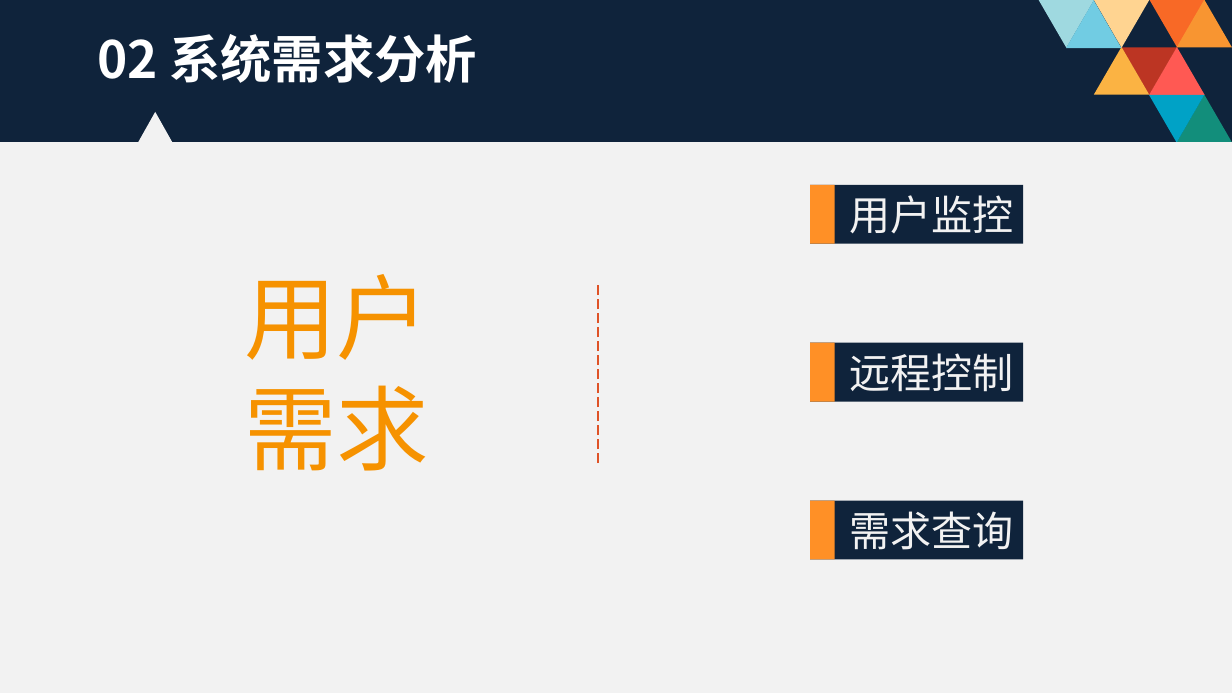
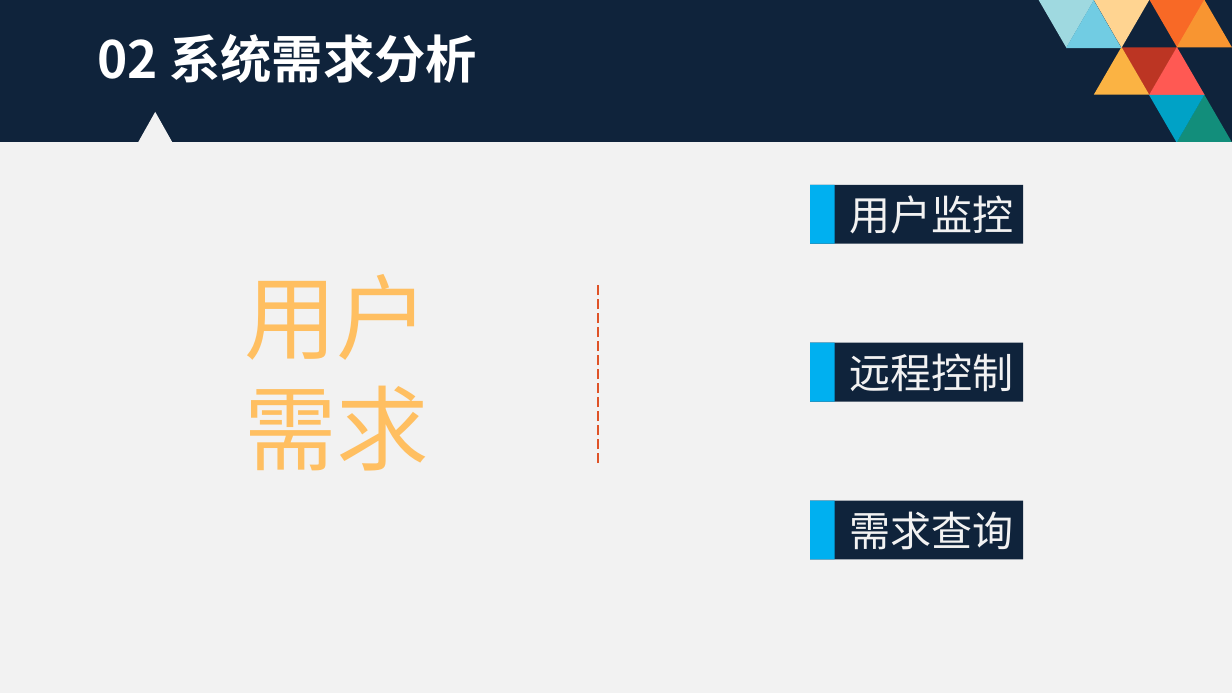
Before and after one commit to reduceme/paper, a slide deck: slide 8 of 毕业答辩PPT.pptx. Drawn at 1232x693 pixels with LibreOffice and Linux fonts; fonts in the diff are those of the drawing; background and template pictures are left out. Boxes give left, top, right and bottom in pixels: in the first picture for what was removed or moved away, otherwise in the second. Text is boxed around its words. In the diff, an @@ line names an element or a change of style, - is before the commit and + after.

```diff
--- a/毕业答辩PPT.pptx
+++ b/毕业答辩PPT.pptx
@@ text "用户需求" at box(244, 274, 429, 471): text colour #F69200 to #FFBF61 @@
@@ fill #FF9026 to #00B0F0 in 3 elements at box(811, 185, 835, 244), box(811, 343, 835, 402), box(811, 500, 835, 559) @@
```
Also in this commit, not shown: 3 other slides changed, 8 slides added.
